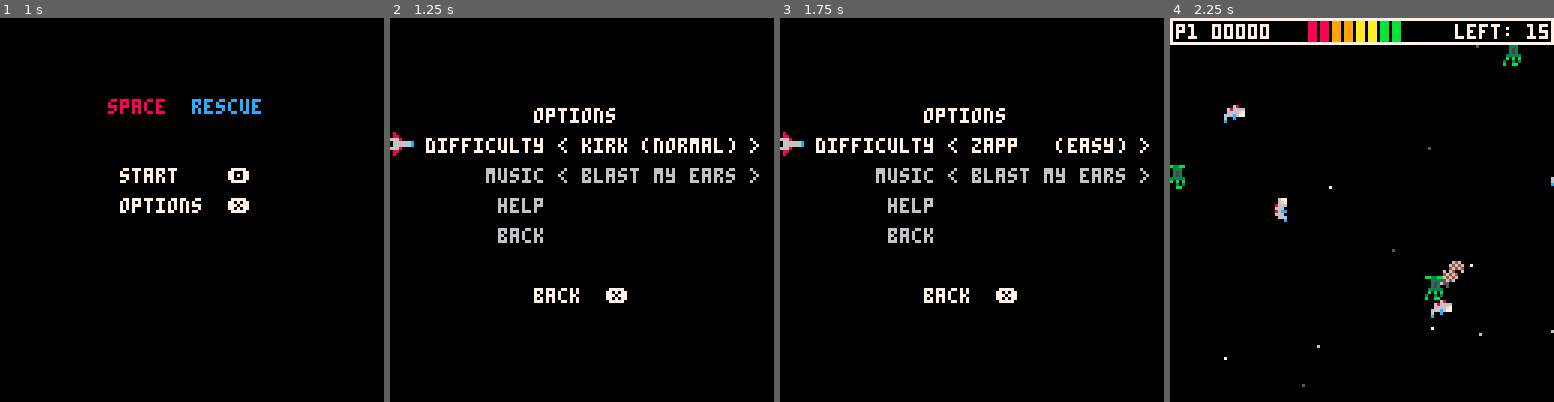
Above: before the commit, frames 1-4 (left to right).
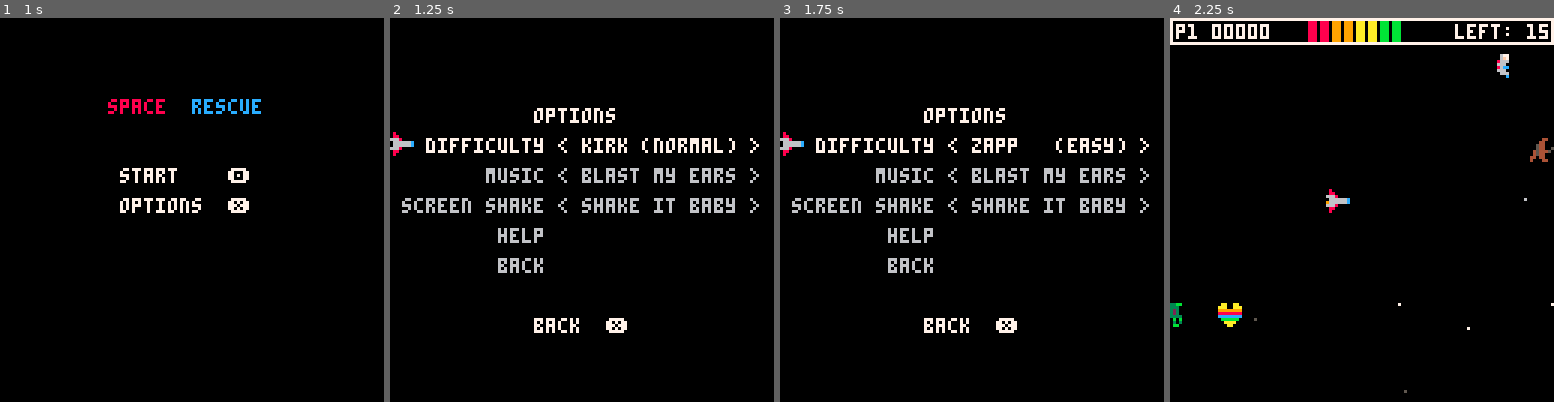
Above: after the commit, the same moments.

Repository: nsatragno/pico8-carts
Game: PICO-8 cartridge space_rescue.p8
The game is run twice, just before and just after one commit, with the same random seed, the same clock (stepped at 60 frames per second) and the same inputs.
Inputs:
- Up to frame 1 (1 s): tap X (X key) at 0.33 s; tap O (Z key) at 0.7 s
- Up to frame 2 (1.25 s): tap X (X key) at 1.07 s
- Up to frame 3 (1.75 s): hold Right from 1.6 s (still down); tap O (Z key) at 1.7 s
- Up to frame 4 (2.25 s): tap X (X key) at 1.85 s; release Right at 2.1 s; tap O (Z key) at 2.1 s; hold Up from 2.15 s (still down)

Frame 1 is identical in both runs. In frame 2, 2.4% of the frame differs, in the area x 3-97%, y 46-83%; in frame 3, 2.4%; in frame 4, 2.1%.

Commit message:
Add screen shake option.
Also don't fire when the game starts.

Diff:
--- a/space_rescue.p8
+++ b/space_rescue.p8
@@ -262,6 +262,7 @@
  -- difficulty goes 0, 1, 2
  difficulty = 1
  music_on = true
+ screen_shake_on = true
  current_message = nil
  current_message_color = nil
  message_timer = 0
@@ -538,6 +539,8 @@
 
  if state == "menu" then
   if btnp(🅾️) then
+   -- XXX don't fire when starting the game
+   fire = true
    state = "alive"
    if music_on then music(0) end
   end
@@ -566,10 +569,14 @@
     music_on = not music_on
    end
    if selected_option == 3 then
+    -- screen shake
+    screen_shake_on = not screen_shake_on
+   end
+   if selected_option == 4 then
     -- help
     state = "help"
    end
-   if selected_option == 4 then
+   if selected_option == 5 then
     -- help
     state = "menu"
    end
@@ -583,7 +590,7 @@
    sfx(24)
    selected_option -= 1
   end
-  selected_option = mid(1, selected_option, 4)
+  selected_option = mid(1, selected_option, 5)
   return
  end
 
@@ -600,6 +607,8 @@
    level += 1
    if music_on then music(0) end
    start()
+   -- XXX don't fire when starting the game
+   fire = true
    state = "alive"
   end
   return
@@ -610,6 +619,8 @@
    start()
    if music_on then music(0) end
    score = 0
+   -- XXX don't fire when starting the game
+   fire = true
    state = "alive"
   end
   return
@@ -1364,6 +1375,7 @@
   print(center("options"), 0, 30, 7)
   local options = { "   difficulty",
                     "        music",
+                    " screen shake",
                     "         help",
                     "         back" }
   if difficulty == 0 then
@@ -1378,6 +1390,12 @@
    options[2] = options[2].." < blast my ears >"
   else
    options[2] = options[2].." <      off      >"
+  end
+
+  if screen_shake_on then
+   options[3] = options[3].." < shake it baby >"
+  else
+   options[3] = options[3].." <      off      >"
   end
 
   for i = 1, #options do
@@ -1479,23 +1497,25 @@
  camera_y = flr(mid(-12, camera_y, map_height - 124))
 
  -- shake the camera
- if hit > 0 then
-  local choice = flr(hp % 4)
-  if choice == 0 then
-   camera_x += 3 - (hit % 6)
-  elseif choice == 1 then
-   camera_x -= 3 - (hit % 6)
-  elseif choice == 3 then
-   camera_y += 3 - (hit % 6)
-  else
-   camera_y -= 3 - (hit % 6)
-  end
- elseif state == "alive" and s > 1 then
-  camera_x += rnd(2) - 1
-  camera_y += rnd(2) - 1
- elseif state == "alive" and did_fire then
-  camera_x += -shots[#shots].dx * 0.5
-  camera_y += -shots[#shots].dy * 0.5
+ if screen_shake_on then
+  if hit > 0 then
+   local choice = flr(hp % 4)
+   if choice == 0 then
+    camera_x += 3 - (hit % 6)
+   elseif choice == 1 then
+    camera_x -= 3 - (hit % 6)
+   elseif choice == 3 then
+    camera_y += 3 - (hit % 6)
+   else
+    camera_y -= 3 - (hit % 6)
+   end
+  elseif state == "alive" and s > 1.2 then
+   camera_x += rnd(2) - 1
+   camera_y += rnd(2) - 1
+  elseif state == "alive" and did_fire then
+   camera_x += -shots[#shots].dx * 0.5
+   camera_y += -shots[#shots].dy * 0.5
+  end
  end
 
  camera(camera_x, camera_y)
